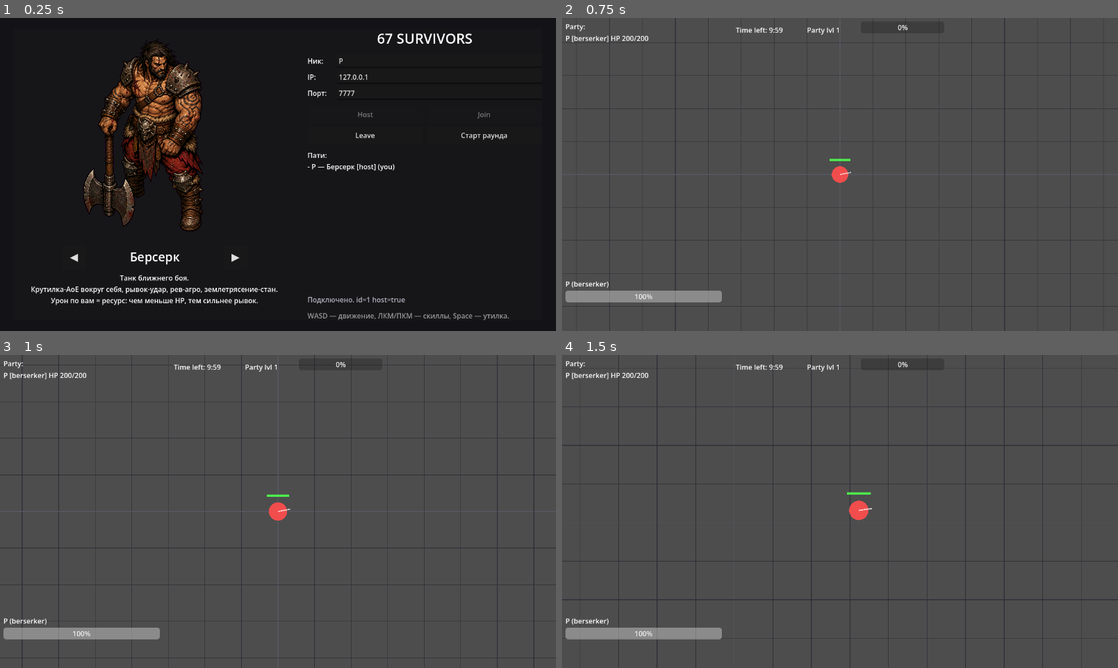
Above: before the commit, frames 1-4 (two rows, left to right).
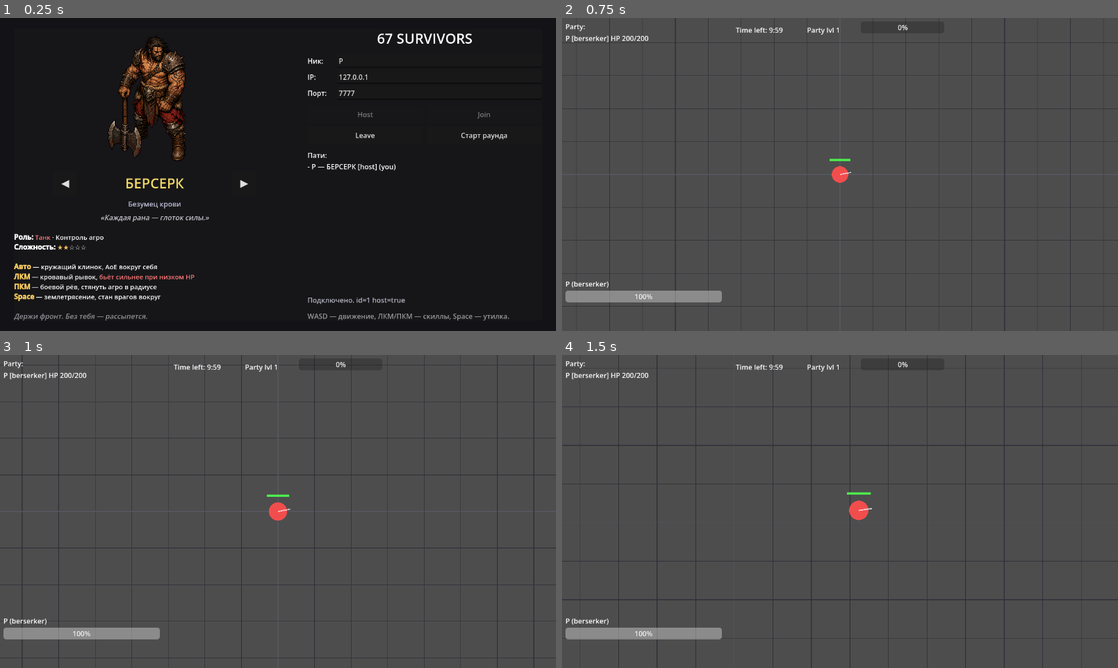
Above: after the commit, the same moments.

Repository: vvbeliaev/67-survivors
Game: Godot game, scene res://scenes/lobby.tscn
Two runs of this game, one before a commit and one after it. Both use one fixed random seed, a clock stepped at 60 frames per second and the inputs below.
Inputs (mouse positions are in pixels of both pictures, inside the frame that each line leads up to):
- Up to frame 1 (0.25 s): no input
- Up to frame 2 (0.75 s): click "Старт раунда" at 0.5 s
- Up to frame 3 (1 s): no input
- Up to frame 4 (1.5 s): tap Enter at 1.25 s; move the mouse to (962, 495) at 1.27 s; press the mouse at (962, 495) at 1.28 s; hold D (move_right) from 1.28 s (still down)

The runs differ from the first frame. In frame 1, 8.1% of the frame differs, in the area x 2-92%, y 6-97%; in frame 2, nothing differs; in frame 3, nothing differs; in frame 4, nothing differs.

Commit message:
Stylize class descriptions
Class card now shows ALL-CAPS gold name, subtitle role tag, an in-character
quote, role/difficulty stars, and per-skill colored breakdown. Description
upgraded to RichTextLabel with BBCode for color/bold/italic.

Co-Authored-By: Claude Opus 4.7 (1M context) <noreply@anthropic.com>

Diff:
--- a/scenes/lobby.tscn
+++ b/scenes/lobby.tscn
@@ -48,21 +48,30 @@
 
 [node name="ClassName" type="Label" parent="Panel/HBox/ClassPicker/Arrows"]
 text = "—"
-custom_minimum_size = Vector2(280, 56)
+custom_minimum_size = Vector2(320, 56)
 horizontal_alignment = 1
 vertical_alignment = 1
-theme_override_font_sizes/font_size = 28
+theme_override_font_sizes/font_size = 32
+theme_override_colors/font_color = Color(0.95, 0.85, 0.4, 1)
 
 [node name="Next" type="Button" parent="Panel/HBox/ClassPicker/Arrows"]
 text = "▶"
 custom_minimum_size = Vector2(56, 56)
 theme_override_font_sizes/font_size = 24
 
-[node name="Description" type="Label" parent="Panel/HBox/ClassPicker"]
+[node name="Subtitle" type="Label" parent="Panel/HBox/ClassPicker"]
 text = "—"
-custom_minimum_size = Vector2(0, 110)
 horizontal_alignment = 1
-autowrap_mode = 2
+theme_override_font_sizes/font_size = 16
+theme_override_colors/font_color = Color(0.75, 0.75, 0.85, 1)
+
+[node name="Description" type="RichTextLabel" parent="Panel/HBox/ClassPicker"]
+custom_minimum_size = Vector2(0, 240)
+size_flags_vertical = 3
+bbcode_enabled = true
+fit_content = true
+scroll_active = false
+theme_override_font_sizes/normal_font_size = 15
 
 [node name="RightCol" type="VBoxContainer" parent="Panel/HBox"]
 size_flags_horizontal = 3
--- a/scripts/lobby.gd
+++ b/scripts/lobby.gd
@@ -2,24 +2,28 @@
 
 const CLASS_INFO := {
 	"berserker": {
-		"name": "Берсерк",
+		"name": "БЕРСЕРК",
+		"subtitle": "Безумец крови",
 		"sprite": "res://images/berserker.png",
-		"desc": "Танк ближнего боя.\nКрутилка-AoE вокруг себя, рывок-удар, рев-агро, землетрясение-стан.\nУрон по вам = ресурс: чем меньше HP, тем сильнее рывок.",
+		"desc": "[center][i][color=#c8c8d0]«Каждая рана — глоток силы.»[/color][/i][/center]\n\n[b]Роль:[/b] [color=#ff7878]Танк[/color] · Контроль агро\n[b]Сложность:[/b] [color=#ffc060]★★[/color]☆☆☆\n\n[b][color=#ffd060]Авто[/color][/b] — кружащий клинок, AoE вокруг себя\n[b][color=#ffd060]ЛКМ[/color][/b] — кровавый рывок, [color=#ff7878]бьёт сильнее при низком HP[/color]\n[b][color=#ffd060]ПКМ[/color][/b] — боевой рёв, стянуть агро в радиусе\n[b][color=#ffd060]Space[/color][/b] — землетрясение, стан врагов вокруг\n\n[i][color=#909098]Держи фронт. Без тебя — рассыпется.[/color][/i]",
 	},
 	"mage": {
-		"name": "Волшебник",
+		"name": "ВОЛШЕБНИК",
+		"subtitle": "Архимаг разрушения",
 		"sprite": "res://images/wizard.png",
-		"desc": "AoE и контроль волн.\nАвто-снаряд по ближнему, файрбол по курсору (мана), цепная молния по 3 целям, блинк.\nХрупкий, но самый дальний урон.",
+		"desc": "[center][i][color=#c8c8d0]«Достаточно одной искры — и ничего не останется.»[/color][/i][/center]\n\n[b]Роль:[/b] [color=#7890ff]AoE[/color] · Контроль волн\n[b]Сложность:[/b] [color=#ffc060]★★★[/color]☆☆\n\n[b][color=#ffd060]Авто[/color][/b] — магический снаряд по ближайшему\n[b][color=#ffd060]ЛКМ[/color][/b] — файрбол, AoE по курсору ([color=#7890ff]30 маны[/color])\n[b][color=#ffd060]ПКМ[/color][/b] — цепная молния по 3 целям ([color=#7890ff]50 маны[/color])\n[b][color=#ffd060]Space[/color][/b] — блинк по курсору\n\n[i][color=#909098]Хрупкий. Но никто не чистит толпу быстрее.[/color][/i]",
 	},
 	"bard": {
-		"name": "Бард",
+		"name": "БАРД",
+		"subtitle": "Голос пати",
 		"sprite": "res://images/bard.png",
-		"desc": "Единственный хилер пати.\nХил-аура (3 пульса), баф скорости и урона союзникам, дэш с i-frames.\nБез него никого не лечат — позиционируйтесь.",
+		"desc": "[center][i][color=#c8c8d0]«Без меня вы — мёртвое мясо. Запомните это.»[/color][/i][/center]\n\n[b]Роль:[/b] [color=#78f078]Хил[/color] · Поддержка\n[b]Сложность:[/b] [color=#ffc060]★★★★[/color]☆\n\n[b][color=#ffd060]Авто[/color][/b] — слабый снаряд для самозащиты\n[b][color=#ffd060]ЛКМ[/color][/b] — хил-аура, [color=#78f078]3 пульса лечения союзникам[/color]\n[b][color=#ffd060]ПКМ[/color][/b] — баф скорости и урона рядом стоящим\n[b][color=#ffd060]Space[/color][/b] — дэш-уворот с [color=#78f078]i-frames[/color]\n\n[i][color=#909098]Единственный хилер. Умри — умрут все.[/color][/i]",
 	},
 	"crossbow": {
-		"name": "Арбалетчик",
+		"name": "АРБАЛЕТЧИК",
+		"subtitle": "Тихий охотник",
 		"sprite": "res://images/crossbowman.png",
-		"desc": "Single-target и боссы.\nЗаряжаемый болт (12→45 урона при удержании ЛКМ, замедляет), бронебойный пробивной болт, перекат с i-frames.",
+		"desc": "[center][i][color=#c8c8d0]«Один выстрел. Одна цель. Тишина.»[/color][/i][/center]\n\n[b]Роль:[/b] [color=#ffd060]Single-target[/color] · Убийца боссов\n[b]Сложность:[/b] [color=#ffc060]★★★[/color]☆☆\n\n[b][color=#ffd060]Авто[/color][/b] — заряжаемый болт ([color=#ffd060]12→45 урона[/color] при удержании ЛКМ)\n[b][color=#ff7878]Зарядка[/color][/b] замедляет — ловите момент\n[b][color=#ffd060]ПКМ[/color][/b] — бронебойный пробивной болт\n[b][color=#ffd060]Space[/color][/b] — перекат с [color=#78f078]i-frames[/color]\n\n[i][color=#909098]Элитки и боссы умирают первыми. Если ты успеешь.[/color][/i]",
 	},
 }
 
@@ -30,7 +34,8 @@
 @onready var prev_btn: Button = $Panel/HBox/ClassPicker/Arrows/Prev
 @onready var next_btn: Button = $Panel/HBox/ClassPicker/Arrows/Next
 @onready var class_name_label: Label = $Panel/HBox/ClassPicker/Arrows/ClassName
-@onready var desc_label: Label = $Panel/HBox/ClassPicker/Description
+@onready var subtitle_label: Label = $Panel/HBox/ClassPicker/Subtitle
+@onready var desc_label: RichTextLabel = $Panel/HBox/ClassPicker/Description
 @onready var host_btn: Button = $Panel/HBox/RightCol/Buttons/HostJoin/Host
 @onready var join_btn: Button = $Panel/HBox/RightCol/Buttons/HostJoin/Join
 @onready var leave_btn: Button = $Panel/HBox/RightCol/Buttons/LeaveStart/Leave
@@ -68,6 +73,7 @@
 	var klass: String = GameState.VALID_CLASSES[_class_idx]
 	var info: Dictionary = CLASS_INFO.get(klass, {})
 	class_name_label.text = info.get("name", klass)
+	subtitle_label.text = info.get("subtitle", "")
 	desc_label.text = info.get("desc", "")
 	var path: String = info.get("sprite", "")
 	if path != "" and ResourceLoader.exists(path):
